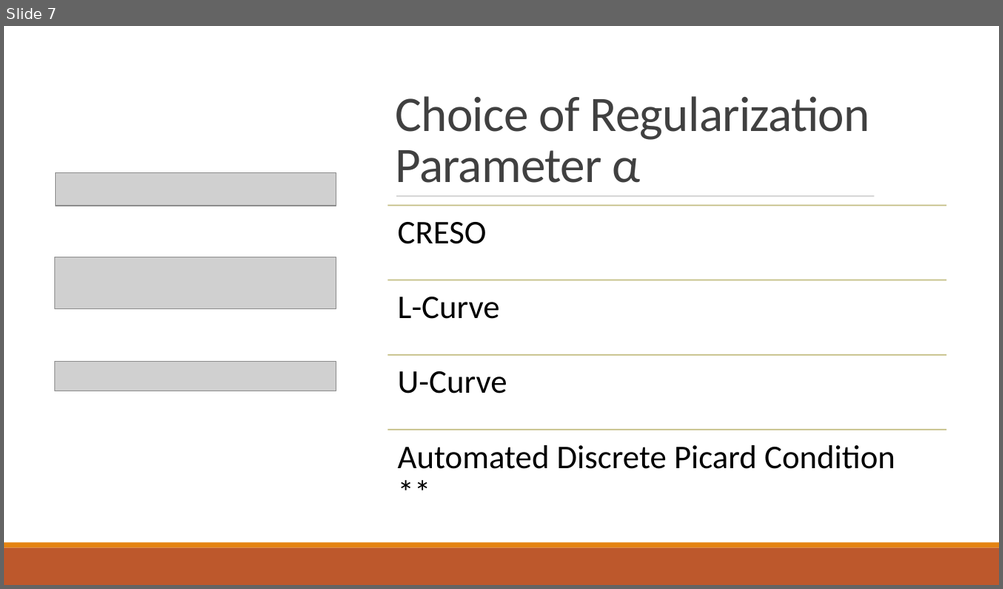
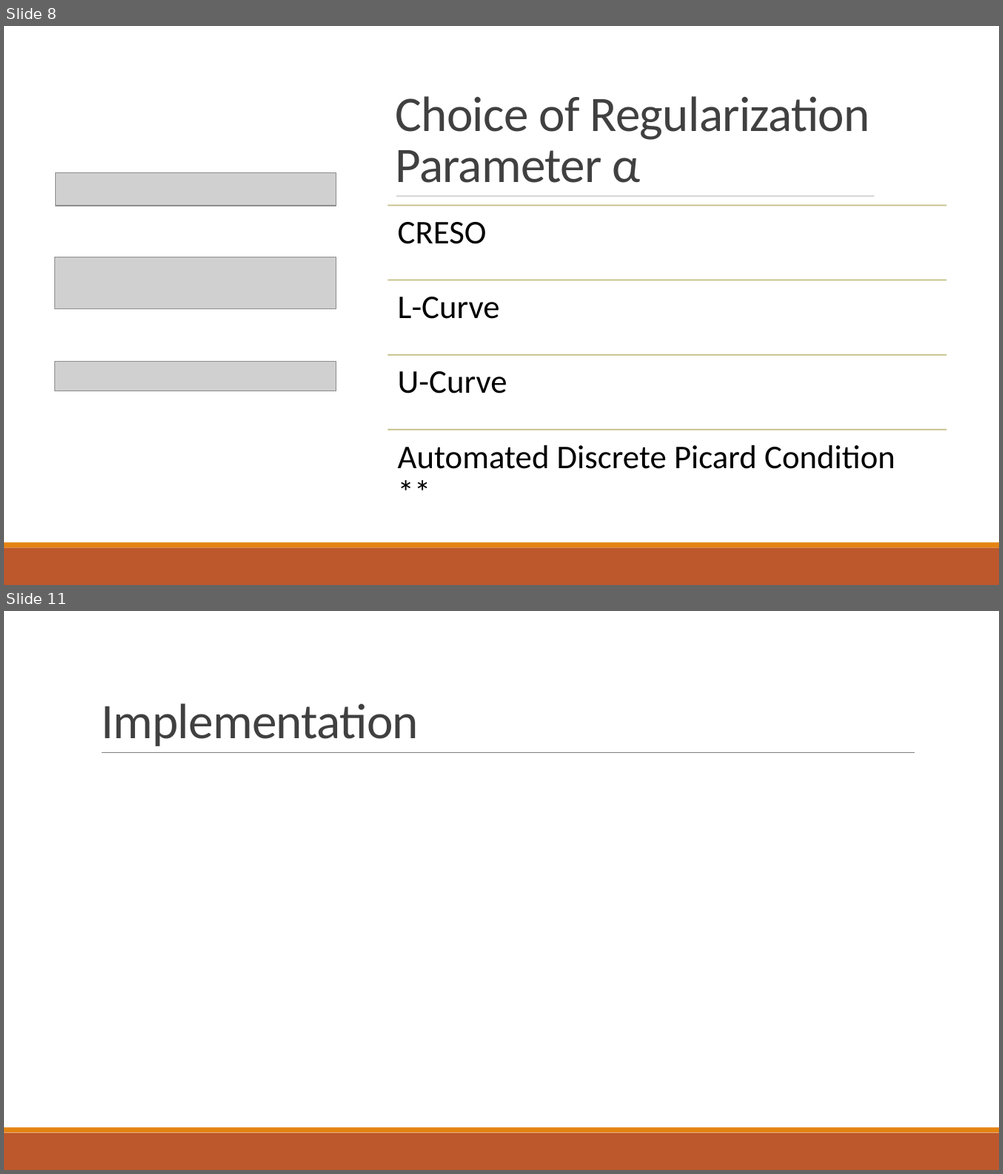
Before and after one commit to kutay-ugurlu/Tikhonov-Regularization-Parameter-Selection-ECGI, a slide deck: Presentation.pptx. Shown one above the other, each under a label of ours: slide 7 before the commit, slides 8 and 11 after it; the slides between them are not shown. The pictures are 1003x589 and 1003x1174 pixels, drawn with LibreOffice and Linux fonts; fonts in the diff are those of the drawing; grey boxes stand for pictures. Boxes give left, top, right and bottom in pixels: in the first picture for what was removed or moved away, otherwise in the second. Text is boxed around its words. In the diff, an @@ line names an element or a change of style, - is before the commit and + after.

```diff
--- a/Presentation.pptx
+++ b/Presentation.pptx
@@ slide 11 added at box(4, 611, 999, 1170), background #FFFFFF @@
@@ title added at box(101, 703, 418, 746), 48 pt, text #404040 @@
+Implementation
@@ line added from (102, 753) to (915, 753), #808080 0.5 pt @@
@@ rectangle added at box(4, 1133, 999, 1170), fill #BD582C @@
@@ rectangle added at box(4, 1128, 999, 1133), fill #E48312 @@
@@ what was slide 7 is now slide 8 @@
```
Also in this commit, not shown: 2 slides changed, 3 other slides added, 1 other file.
